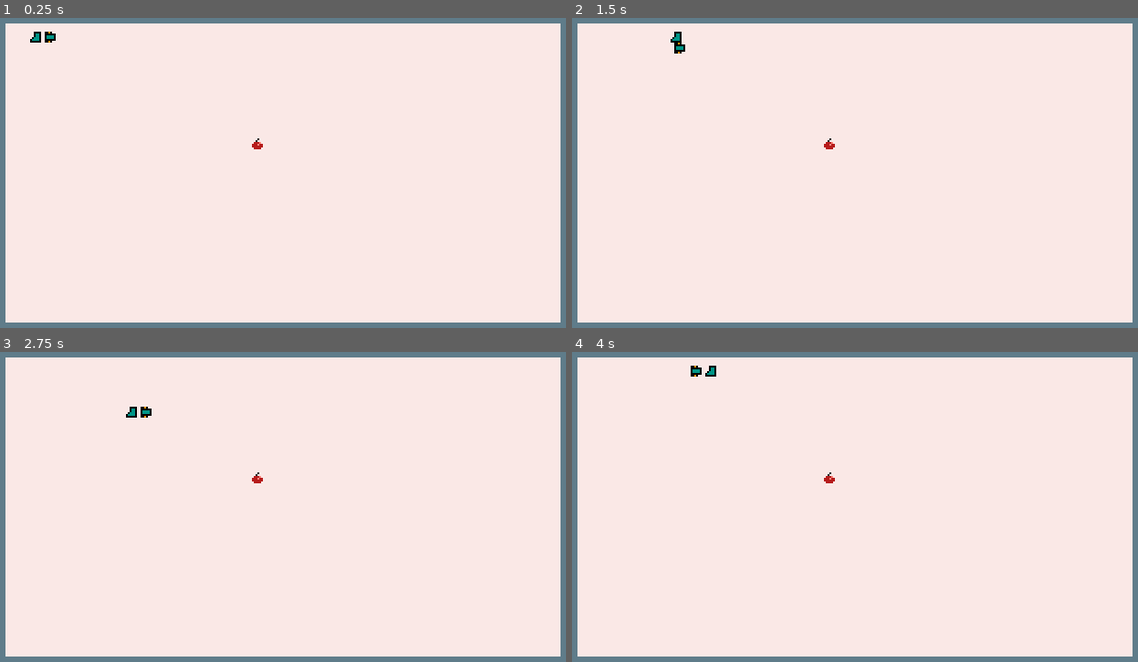
Above: before the commit, frames 1-4 (two rows, left to right).
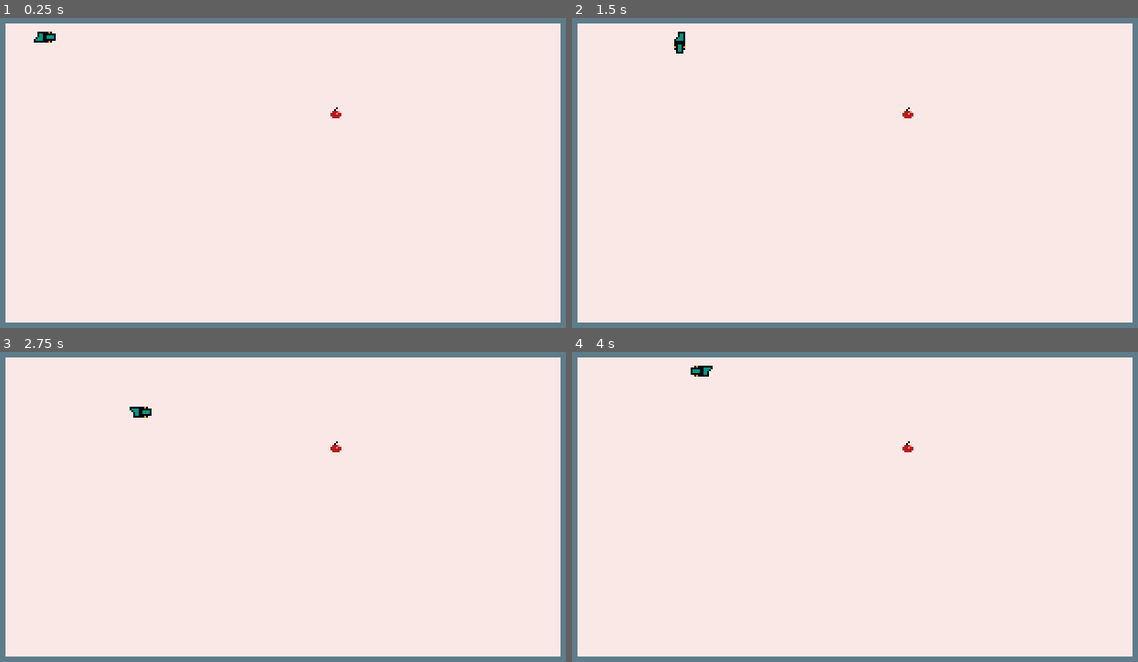
Above: after the commit, the same moments.

Repository: rw404/attempts
Game: Godot game, scene res://Scenes/Game.tscn
Two runs of this game, one before a commit and one after it. Both use one fixed random seed, a clock stepped at 60 frames per second and the inputs below.
Inputs:
- Up to frame 1 (0.25 s): no input
- Up to frame 2 (1.5 s): hold Right (ui_right) 0.53-1.28 s; hold Down (ui_down) from 1.28 s (still down)
- Up to frame 3 (2.75 s): release Down (ui_down) at 2.03 s; hold Right (ui_right) from 2.03 s (still down)
- Up to frame 4 (4 s): release Right (ui_right) at 2.78 s; hold Up (ui_up) 2.78-3.53 s; hold Left (ui_left) from 3.53 s (still down)

The runs differ from the first frame. In frame 1, 0.1% of the frame differs, in the area x 5-61%, y 4-43%; in frame 2, 0.2%; in frame 3, 0.1%; in frame 4, 0.2%, in the area x 20-61%, y 4-43%.

Commit message:
Collisions -- complete Game_over -- complete Rotation + animation -- complete TODO: comments + style

Diff:
--- a/Main_Game/Scenes/Food.tscn
+++ b/Main_Game/Scenes/Food.tscn
@@ -4,7 +4,7 @@
 [ext_resource path="res://Scripts/Food.gd" type="Script" id=2]
 
 [sub_resource type="RectangleShape2D" id=1]
-extents = Vector2( 3, 3 )
+extents = Vector2( 2, 2 )
 
 [node name="Food" type="Area2D"]
 script = ExtResource( 2 )
--- a/Main_Game/Scenes/Game.tscn
+++ b/Main_Game/Scenes/Game.tscn
@@ -1,15 +1,59 @@
-[gd_scene load_steps=4 format=2]
+[gd_scene load_steps=8 format=2]
 
 [ext_resource path="res://Assets/Field/Field.png" type="Texture" id=1]
 [ext_resource path="res://Scenes/Snake.tscn" type="PackedScene" id=2]
 [ext_resource path="res://Scripts/Game.gd" type="Script" id=3]
 
+[sub_resource type="SegmentShape2D" id=1]
+a = Vector2( 7.96793, 6.47927 )
+b = Vector2( 312.019, 6.5302 )
+
+[sub_resource type="SegmentShape2D" id=2]
+a = Vector2( -0.186278, 3.19649 )
+b = Vector2( 303.75, 3.20258 )
+
+[sub_resource type="SegmentShape2D" id=3]
+a = Vector2( 6.54358, 7.92494 )
+b = Vector2( 6.5694, 171.98 )
+
+[sub_resource type="SegmentShape2D" id=4]
+a = Vector2( 313.53, 7.98042 )
+b = Vector2( 313.545, 171.98 )
+
 [node name="Game" type="Node2D"]
 script = ExtResource( 3 )
 
 [node name="BackGround" type="Sprite" parent="."]
+position = Vector2( 0.0441141, 0 )
 texture = ExtResource( 1 )
 centered = false
 
 [node name="Snake" parent="." instance=ExtResource( 2 )]
 position = Vector2( 25, 15.556 )
+
+[node name="Area2D" type="Area2D" parent="."]
+
+[node name="up_ground_collision" type="CollisionShape2D" parent="Area2D"]
+shape = SubResource( 1 )
+
+[node name="down_ground_collision" type="CollisionShape2D" parent="Area2D"]
+position = Vector2( 8.22959, 170.292 )
+shape = SubResource( 2 )
+
+[node name="left_ground_collision" type="CollisionShape2D" parent="Area2D"]
+shape = SubResource( 3 )
+
+[node name="right_ground_collision" type="CollisionShape2D" parent="Area2D"]
+shape = SubResource( 4 )
+
+[node name="RichTextLabel" type="RichTextLabel" parent="."]
+visible = false
+margin_left = 70.7467
+margin_top = -1.96873
+margin_right = 137.747
+margin_bottom = 16.0313
+text = "Score: "
+__meta__ = {
+"_edit_use_anchors_": false
+}
+[connection signal="area_entered" from="Area2D" to="." method="_on_Area2D_area_entered"]
--- a/Main_Game/Scenes/Last_Tail.tscn
+++ b/Main_Game/Scenes/Last_Tail.tscn
@@ -1,14 +1,35 @@
-[gd_scene load_steps=6 format=2]
+[gd_scene load_steps=12 format=2]
 
-[ext_resource path="res://Assets/Snake/last_tail_2.png" type="Texture" id=1]
-[ext_resource path="res://Assets/Snake/last_tail_1.png" type="Texture" id=2]
+[ext_resource path="res://Assets/Snake/last_tail_right_2.png" type="Texture" id=1]
+[ext_resource path="res://Assets/Snake/last_tail_right_1.png" type="Texture" id=2]
 [ext_resource path="res://Scripts/Last_Tail.gd" type="Script" id=3]
+[ext_resource path="res://Assets/Snake/Last_tail_left_2.png" type="Texture" id=4]
+[ext_resource path="res://Assets/Snake/Last_tail_left_1.png" type="Texture" id=5]
+[ext_resource path="res://Assets/Snake/Last_tail_up_1.png" type="Texture" id=6]
+[ext_resource path="res://Assets/Snake/Last_tail_up_2.png" type="Texture" id=7]
+[ext_resource path="res://Assets/Snake/Last_tail_down_1.png" type="Texture" id=8]
+[ext_resource path="res://Assets/Snake/Last_tail_down_2.png" type="Texture" id=9]
 
 [sub_resource type="SpriteFrames" id=1]
 animations = [ {
+"frames": [ ExtResource( 8 ), ExtResource( 9 ) ],
+"loop": true,
+"name": "last_tail_down",
+"speed": 5.0
+}, {
+"frames": [ ExtResource( 5 ), ExtResource( 4 ) ],
+"loop": true,
+"name": "last_tail_left",
+"speed": 5.0
+}, {
 "frames": [ ExtResource( 1 ), ExtResource( 2 ) ],
 "loop": true,
-"name": "last_tail",
+"name": "last_tail_right",
+"speed": 5.0
+}, {
+"frames": [ ExtResource( 6 ), ExtResource( 7 ) ],
+"loop": true,
+"name": "last_tail_up",
 "speed": 5.0
 } ]
 
@@ -20,7 +41,7 @@
 
 [node name="last_tail_anim" type="AnimatedSprite" parent="."]
 frames = SubResource( 1 )
-animation = "last_tail"
+animation = "last_tail_down"
 
 [node name="CollisionShape2D" type="CollisionShape2D" parent="."]
 shape = SubResource( 2 )
--- a/Main_Game/Scenes/Snake.tscn
+++ b/Main_Game/Scenes/Snake.tscn
@@ -1,20 +1,56 @@
-[gd_scene load_steps=4 format=2]
+[gd_scene load_steps=10 format=2]
 
 [ext_resource path="res://Scripts/Snake.gd" type="Script" id=1]
-[ext_resource path="res://Assets/Snake/head.png" type="Texture" id=2]
+[ext_resource path="res://Assets/Snake/snake_right.png" type="Texture" id=2]
+[ext_resource path="res://Assets/Snake/snake_left.png" type="Texture" id=3]
+[ext_resource path="res://Assets/Snake/snake_up.png" type="Texture" id=4]
+[ext_resource path="res://Assets/Snake/snake_down.png" type="Texture" id=5]
 
 [sub_resource type="RectangleShape2D" id=1]
-extents = Vector2( 3, 3 )
+extents = Vector2( 1, 3 )
+
+[sub_resource type="RectangleShape2D" id=2]
+extents = Vector2( 3, 1 )
+
+[sub_resource type="RectangleShape2D" id=3]
+extents = Vector2( 1, 3 )
+
+[sub_resource type="RectangleShape2D" id=4]
+extents = Vector2( 3, 1 )
 
 [node name="Snake" type="Node2D"]
 script = ExtResource( 1 )
 
 [node name="head" type="Area2D" parent="."]
 
-[node name="SkinHead" type="Sprite" parent="head"]
+[node name="sprite_head_right" type="Sprite" parent="head"]
 position = Vector2( -0.0291395, 0.0296993 )
 texture = ExtResource( 2 )
 
-[node name="CollisionShape2D" type="CollisionShape2D" parent="head"]
-position = Vector2( -0.0250044, 0.0317307 )
+[node name="Head_collision_right" type="CollisionShape2D" parent="head"]
+position = Vector2( 1.975, 0.0317307 )
 shape = SubResource( 1 )
+
+[node name="Head_collision_down" type="CollisionShape2D" parent="head"]
+position = Vector2( -0.0463696, 2.04637 )
+shape = SubResource( 2 )
+
+[node name="Head_colllision_left" type="CollisionShape2D" parent="head"]
+position = Vector2( -2.04637, 0.0463691 )
+shape = SubResource( 3 )
+
+[node name="Head_collision_up" type="CollisionShape2D" parent="head"]
+position = Vector2( -0.0463696, -1.94751 )
+shape = SubResource( 4 )
+
+[node name="sprite_head_left" type="Sprite" parent="head"]
+visible = false
+texture = ExtResource( 3 )
+
+[node name="sprite_head_up" type="Sprite" parent="head"]
+visible = false
+texture = ExtResource( 4 )
+
+[node name="sprite_head_down" type="Sprite" parent="head"]
+visible = false
+texture = ExtResource( 5 )
--- a/Main_Game/Scripts/Game.gd
+++ b/Main_Game/Scripts/Game.gd
@@ -1,21 +1,37 @@
 extends Node2D
 
 onready var food = preload("res://Scenes/Food.tscn")
+
+
+#var score = 0
+
+#Score
+#func _physics_process(delta):
+#	$RichTextLabel.text = "Score: " + str(score)
+
 
 func _ready():
 	add_food()
 
 func add_food():
 	var inst = food.instance()
-	inst.position = Vector2(get_random(320, 0), get_random(180, 0))
+	inst.position = Vector2(get_random(309, 11), get_random(169, 11))
 	inst.connect("eaten", self, "spawn_and_grow")
 	add_child(inst)
 
 func spawn_and_grow():
 	add_food()
 	get_node("Snake").add_tail()
+	#score += 1
 
 func get_random(_max, _min):
 	randomize()
-	var x = randi() % _max + _min
+	var x = (randi() % _max + _min) % _max
+	if(x < _min):
+		x += _min
 	return x
+
+
+func _on_Area2D_area_entered(area):
+	if(area.name == "head"):
+		get_tree().reload_current_scene()
--- a/Main_Game/Scripts/Last_Tail.gd
+++ b/Main_Game/Scripts/Last_Tail.gd
@@ -10,7 +10,17 @@
 			cur_dir = directions[0]
 			remove_from_tail()
 	position += cur_dir/2
-	$last_tail_anim.play("last_tail")
+
+	if(cur_dir == Vector2(1, 0)):
+		$last_tail_anim.play("last_tail_right")
+	elif(cur_dir == Vector2(-1, 0)):
+		$last_tail_anim.play("last_tail_left")
+	elif(cur_dir == Vector2(0, 1)):
+		$last_tail_anim.play("last_tail_down")
+	elif(cur_dir == Vector2(0, -1)):
+		$last_tail_anim.play("last_tail_up")
+	else:
+		pass
 
 func remove_from_tail():
 	directions.pop_front()
--- a/Main_Game/Scripts/Snake.gd
+++ b/Main_Game/Scripts/Snake.gd
@@ -3,7 +3,7 @@
 var direction = Vector2(1, 0)
 onready var tail = preload("res://Scenes/Tail.tscn")
 onready var last_tail = preload("res://Scenes/Last_Tail.tscn")
-const gap = -8
+const gap = -6
 var next_tail_dir = Vector2(1, 0)
 var prev_tail_dir = Vector2(1, 0)
 
@@ -12,17 +12,49 @@
 
 func _physics_process(delta):
 	if(Input.is_action_pressed("ui_down")):
+		$head/sprite_head_down.visible = true
+		$head/sprite_head_left.visible = false
+		$head/sprite_head_right.visible = false
+		$head/sprite_head_up.visible = false
+
+		$head/Head_collision_down.disabled = false
+		$head/Head_collision_right.disabled = true
+		$head/Head_collision_up.disabled = true
+		$head/Head_colllision_left.disabled = true
 		direction = Vector2(0, 1)
-		pass
 	elif(Input.is_action_pressed("ui_up")):
+		$head/sprite_head_down.visible = false
+		$head/sprite_head_left.visible = false
+		$head/sprite_head_right.visible = false
+		$head/sprite_head_up.visible = true
+
+		$head/Head_collision_down.disabled = true
+		$head/Head_collision_right.disabled = true
+		$head/Head_collision_up.disabled = false
+		$head/Head_colllision_left.disabled = true
 		direction = Vector2(0, -1)
-		pass
 	elif(Input.is_action_pressed("ui_left")):
+		$head/sprite_head_down.visible = false
+		$head/sprite_head_left.visible = true
+		$head/sprite_head_right.visible = false
+		$head/sprite_head_up.visible = false
+
+		$head/Head_collision_down.disabled = true
+		$head/Head_collision_right.disabled = true
+		$head/Head_collision_up.disabled = true
+		$head/Head_colllision_left.disabled = false
 		direction = Vector2(-1, 0)
-		pass
 	elif(Input.is_action_pressed("ui_right")):
+		$head/sprite_head_down.visible = false
+		$head/sprite_head_left.visible = false
+		$head/sprite_head_right.visible = true
+		$head/sprite_head_up.visible = false
+
+		$head/Head_collision_down.disabled = true
+		$head/Head_collision_right.disabled = false
+		$head/Head_collision_up.disabled = true
+		$head/Head_colllision_left.disabled = true
 		direction = Vector2(1, 0)
-		pass
 	else:
 		#direction = Vector2.ZERO
 		pass
@@ -64,6 +96,7 @@
 	while(temp_element != element):
 		remove_child(temp_element)
 		temp_element = get_child(get_child_count() - 1)
+	remove_child(element)
 	add_last_tail()
 
 func add_last_tail():
Binary file added: Main_Game/Assets/Snake/Last_tail_down_1.png
Not shown, added: Main_Game/Assets/Snake/Last_tail_down_1.png.import
Binary file added: Main_Game/Assets/Snake/Last_tail_down_2.png
Not shown, added: Main_Game/Assets/Snake/Last_tail_down_2.png.import
Binary file added: Main_Game/Assets/Snake/Last_tail_left_1.png
Not shown, added: Main_Game/Assets/Snake/Last_tail_left_1.png.import
Binary file added: Main_Game/Assets/Snake/Last_tail_left_2.png
Not shown, added: Main_Game/Assets/Snake/Last_tail_left_2.png.import
Binary file added: Main_Game/Assets/Snake/Last_tail_up_1.png
Not shown, added: Main_Game/Assets/Snake/Last_tail_up_1.png.import
Binary file added: Main_Game/Assets/Snake/Last_tail_up_2.png
Not shown, added: Main_Game/Assets/Snake/Last_tail_up_2.png.import
(and 15 more such lines)
